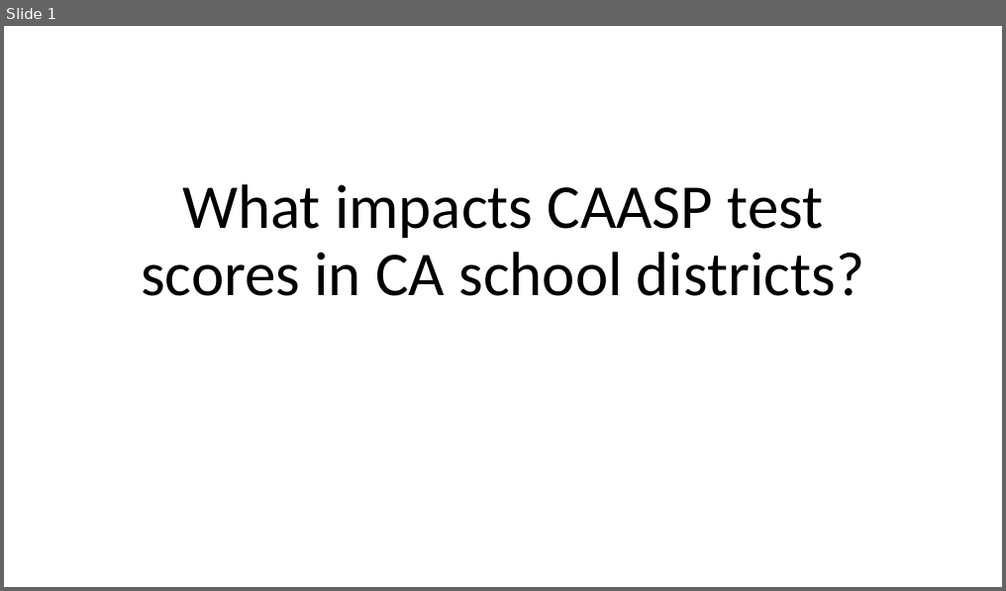
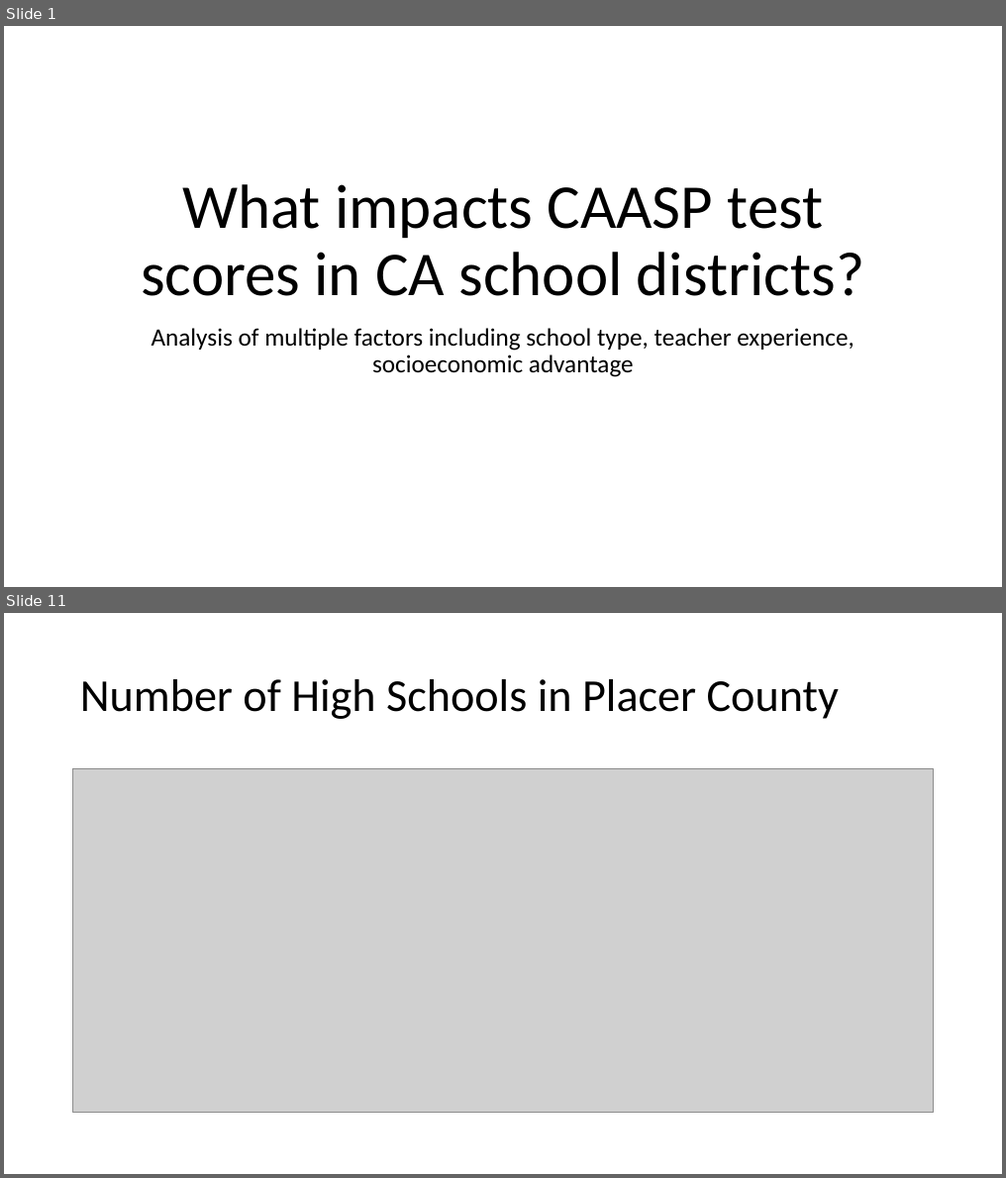
Before and after one commit to kmcclendon729/TeamBackpack, a slide deck: What impacts CAASP test scores in CA school.pptx. Shown one above the other, each under a label of ours: slide 1 before the commit, slides 1 and 11 after it; the slides between them are not shown. The pictures are 1006x591 and 1006x1178 pixels, drawn with LibreOffice and Linux fonts; fonts in the diff are those of the drawing; grey boxes stand for pictures. Boxes give left, top, right and bottom in pixels: in the first picture for what was removed or moved away, otherwise in the second. Text is boxed around its words. In the diff, an @@ line names an element or a change of style, - is before the commit and + after.

```diff
--- a/What impacts CAASP test scores in CA school.pptx
+++ b/What impacts CAASP test scores in CA school.pptx
@@ slide 11 added at bbox=[4, 613, 1002, 1174], background #FFFFFF @@
@@ title added at bbox=[80, 679, 839, 719], 44 pt, text #000000 @@
+Number of High Schools in Placer County
@@ picture added at bbox=[73, 768, 934, 1113] @@
@@ slide 1 changed as well @@
@@ subtitle added at bbox=[152, 328, 854, 377], 24 pt, text #000000 @@
+Analysis of multiple factors including school type, teacher experience, socioeconomic advantage
```
Also in this commit, not shown: 2 other slides changed, 19 other slides added, 2 slides removed.
